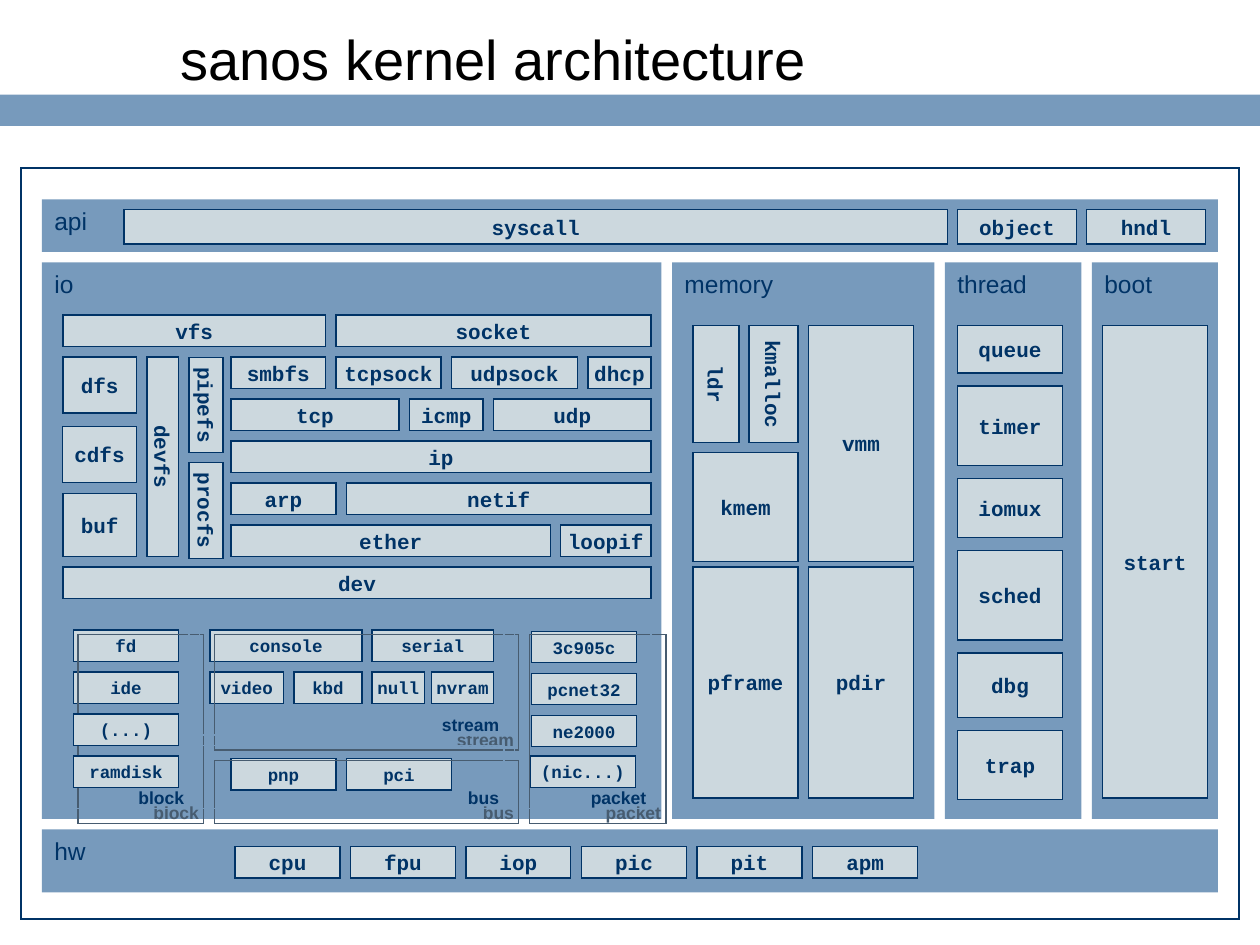
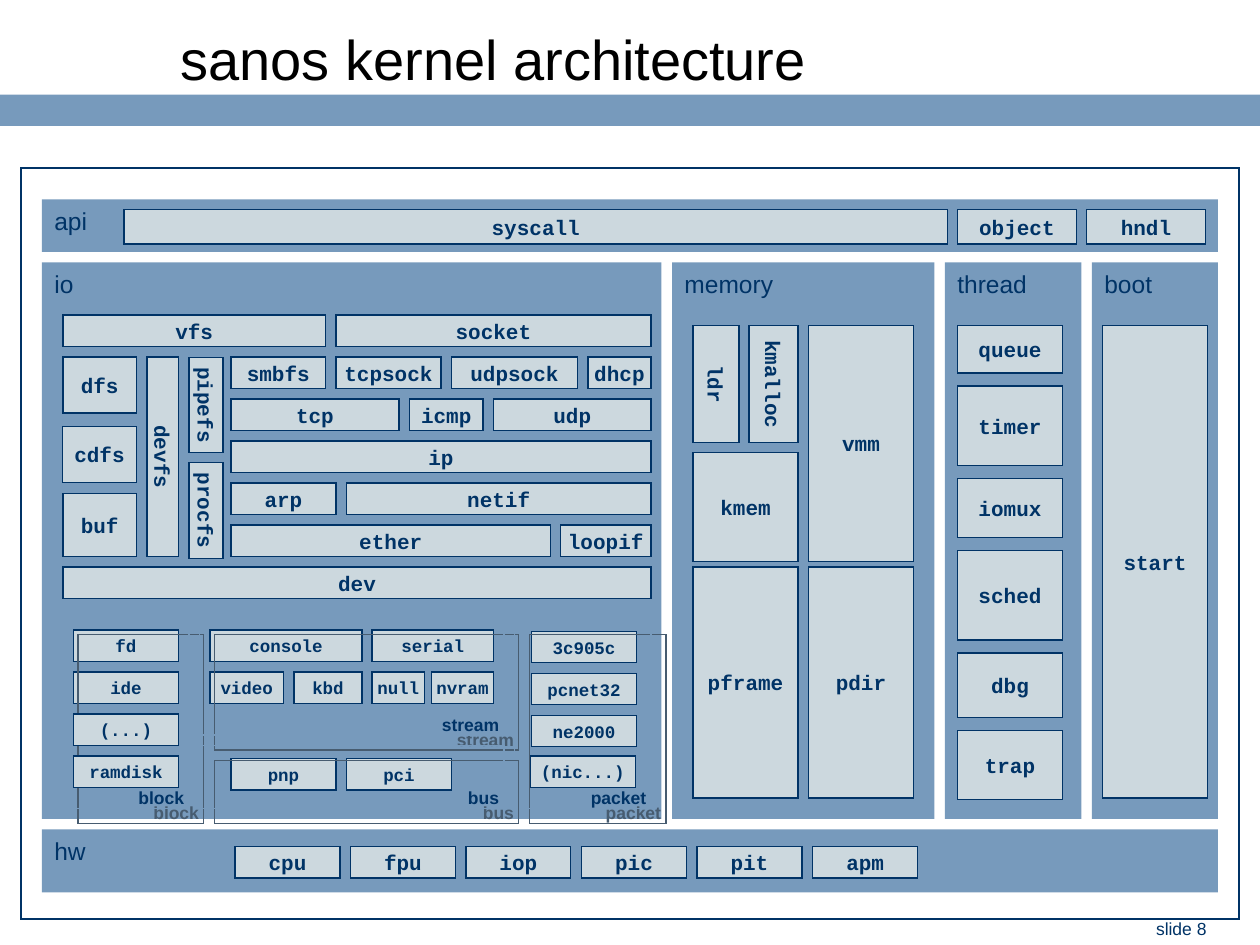
Before and after one commit to ringgaard/sanos, a slide deck: slide 8 of doc/jbox-intel.ppt. Drawn at 1260x945 pixels with LibreOffice and Linux fonts; fonts in the diff are those of the drawing; background and template pictures are left out. Boxes give left, top, right and bottom in pixels: in the first picture for what was removed or moved away, otherwise in the second. Text is boxed around its words. In the diff, an @@ line names an element or a change of style, - is before the commit and + after.

```diff
--- a/doc/jbox-intel.ppt
+++ b/doc/jbox-intel.ppt
@@ page number added at box(1156, 922, 1207, 935), 10 pt, text #003366 @@
+slide 8
```
Also in this commit, not shown: 8 other slides changed, 7 slides added.
